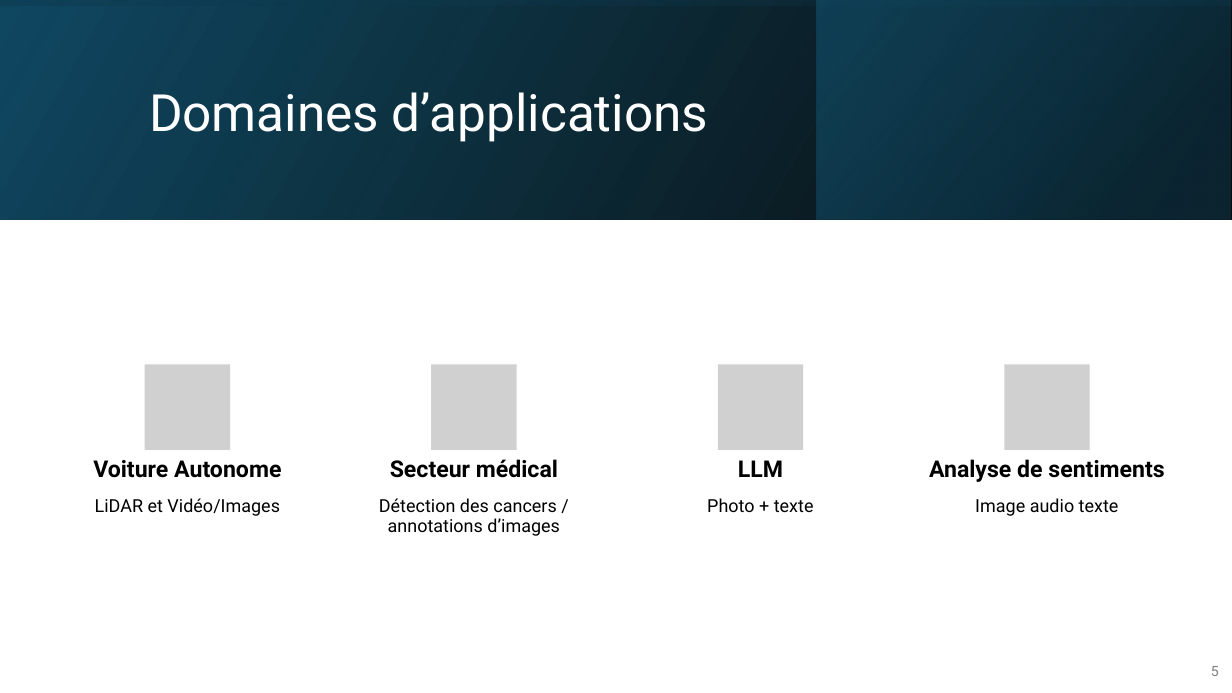
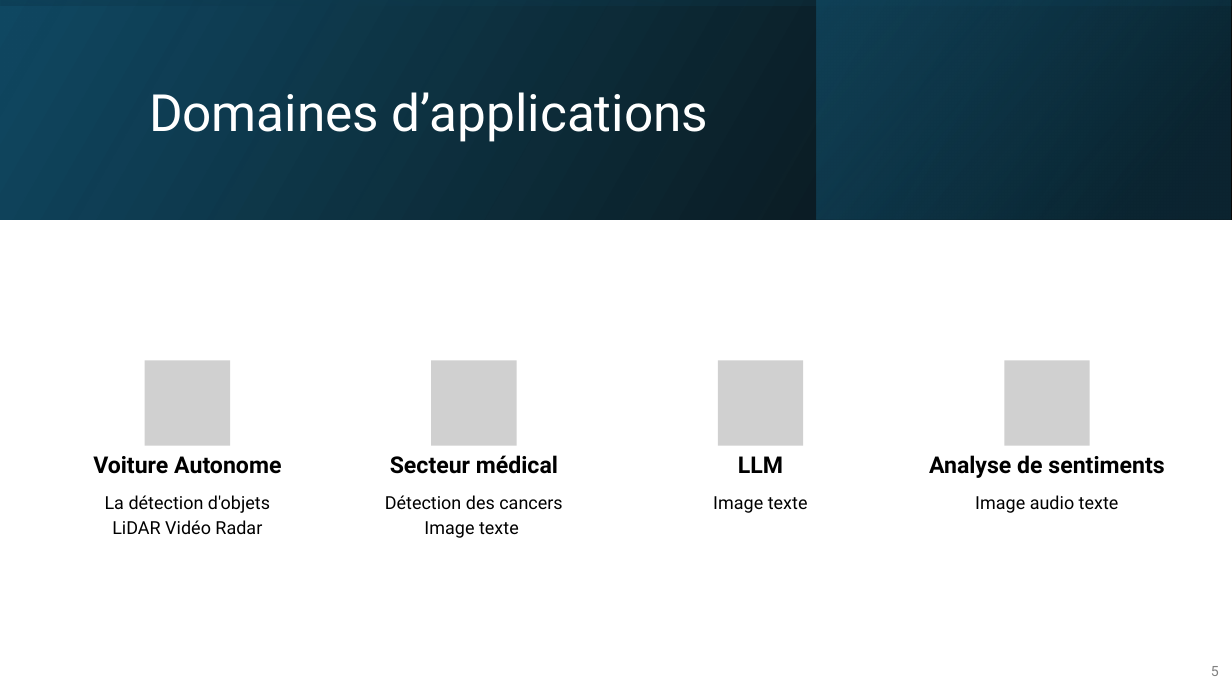
Before and after one commit to IzowRM/Stage-Cetic, a slide deck: slide 5 of Doc Slide/Presentation_du_27_01.pptx. Drawn at 1232x693 pixels with LibreOffice and Linux fonts; fonts in the diff are those of the drawing; grey boxes stand for pictures. Boxes give left, top, right and bottom in pixels: in the first picture for what was removed or moved away, otherwise in the second. Text is boxed around its words. In the diff, an @@ line names an element or a change of style, - is before the commit and + after.

```diff
--- a/Doc Slide/Presentation_du_27_01.pptx
+++ b/Doc Slide/Presentation_du_27_01.pptx
@@ 4 pictures, 4 texts moved together from (x1=93, y1=364, x2=1164, y2=482) to (x1=93, y1=360, x2=1164, y2=478) @@
@@ text at (x1=105, y1=495, x2=270, y2=534): text changed @@
-LiDAR et Vidéo/Images
+La détection d'objets
+LiDAR Vidéo Radar
@@ text at (x1=385, y1=495, x2=562, y2=538): text changed @@
-Détection des cancers / annotations d’images
+Détection des cancers
+Image texte
@@ text at (x1=713, y1=496, x2=808, y2=513): text changed @@
-Photo + texte
+Image texte
```
Also in this commit, not shown: 13 other slides changed, 7 other files.
